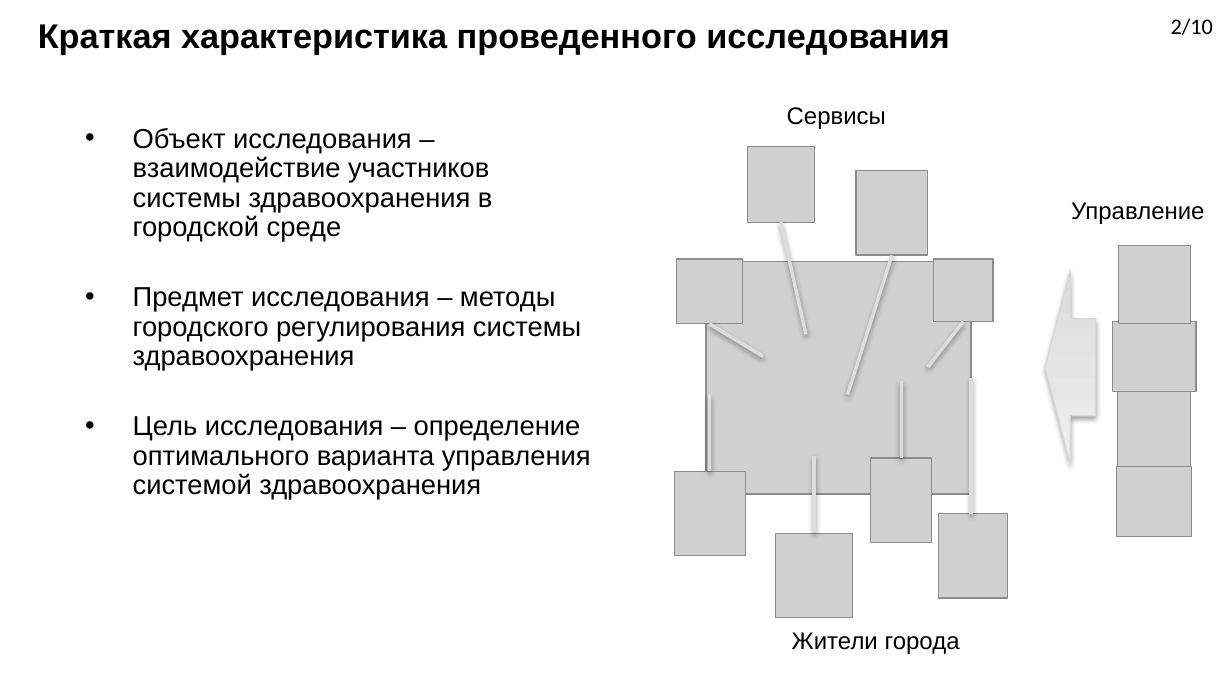
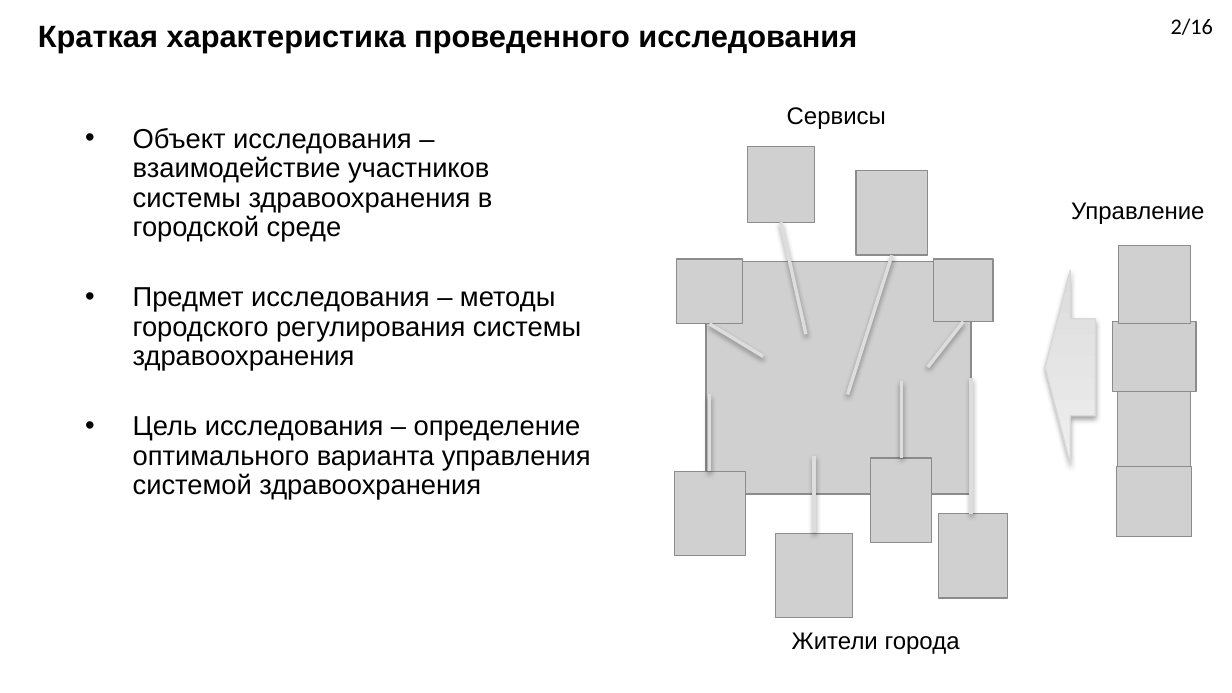
Before and after one commit to DimaStoyanov/Ambulance-Dispatching, a slide deck: slide 2 of Diplom_Presentation.pptx. Drawn at 1232x693 pixels with LibreOffice and Linux fonts; fonts in the diff are those of the drawing; grey boxes stand for pictures; background and template pictures are left out. Boxes give left, top, right and bottom in pixels: in the first picture for what was removed or moved away, otherwise in the second. Text is boxed around its words. In the diff, an @@ line names an element or a change of style, - is before the commit and + after.

```diff
--- a/Diplom_Presentation.pptx
+++ b/Diplom_Presentation.pptx
@@ title "Краткая характеристика проведенного исследования" at box(38, 25, 857, 52): size 20 to 18 pt @@
@@ text at box(1171, 18, 1213, 35): text changed @@
-2/10
+2/16
```
Also in this commit, not shown: 2 other slides changed, 12 slides added, 1 slide removed, 1 other file.
